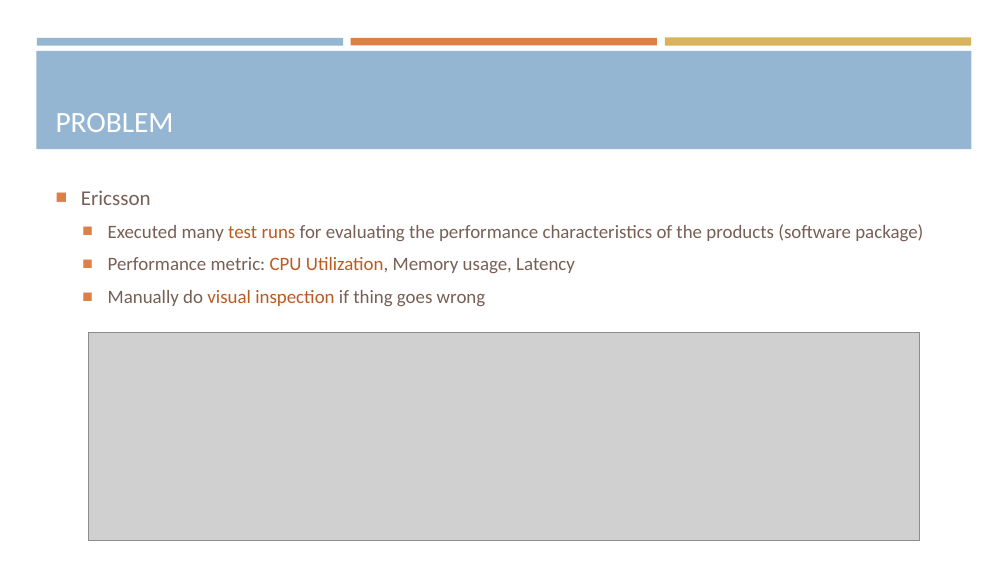
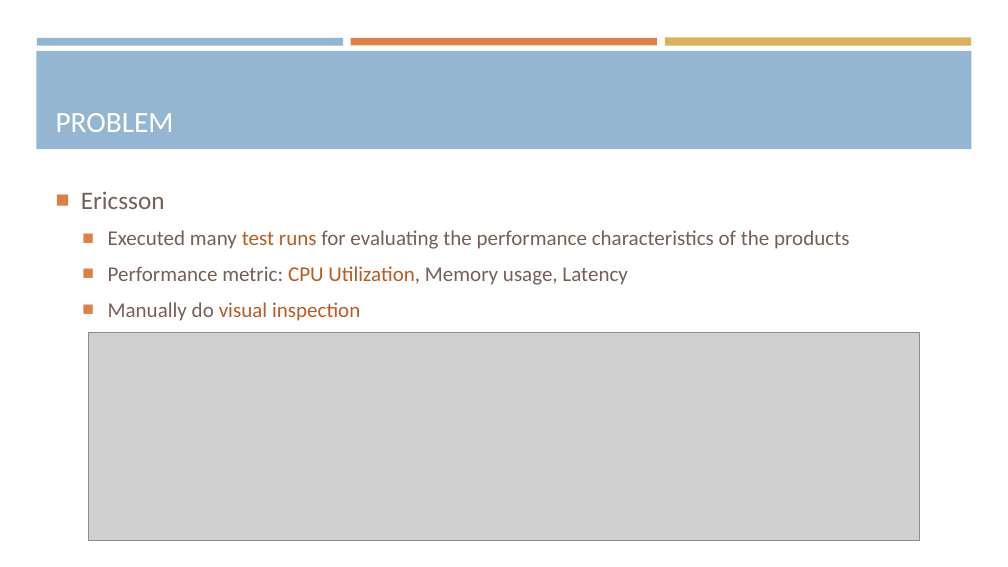
Before and after one commit to araea382/MT, a slide deck: slide 2 of Presentation/1-Proposal seminar.pptx. Drawn at 1008x567 pixels with LibreOffice and Linux fonts; fonts in the diff are those of the drawing; grey boxes stand for pictures. Boxes give left, top, right and bottom in pixels: in the first picture for what was removed or moved away, otherwise in the second. Text is boxed around its words. In the diff, an @@ line names an element or a change of style, - is before the commit and + after.

```diff
--- a/Presentation/1-Proposal seminar.pptx
+++ b/Presentation/1-Proposal seminar.pptx
@@ text at [81,191,627,285]: size 20 to 24 pt in "Ericsson"; size 18 to 20 pt in "Performance metric: CPU Utilization, Memory usage, Latency" @@
@@ text at [108,230,849,249]: text changed; size 18 to 20 pt @@
-  ■ Executed many test runs for evaluating the performance characteristics of the products (software package)
+  ■ Executed many test runs for evaluating the performance characteristics of the products
@@ text at [108,302,360,321]: text changed; size 18 to 20 pt; text colour #775F55 to #B95B22 @@
-  ■ Manually do visual inspection if thing goes wrong
+  ■ Manually do visual inspection
```
Also in this commit, not shown: 6 other slides changed, 12 other files.
